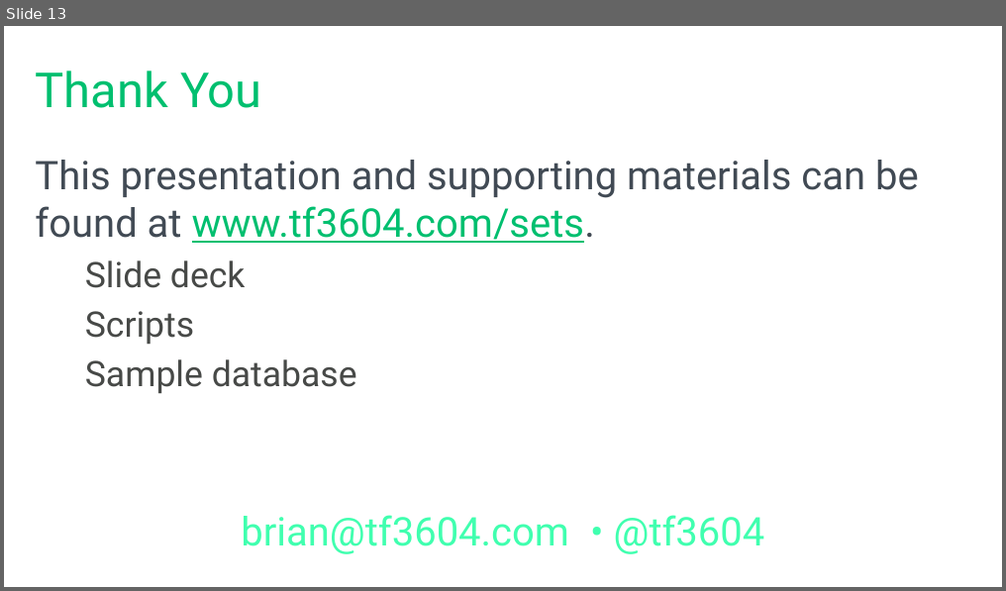
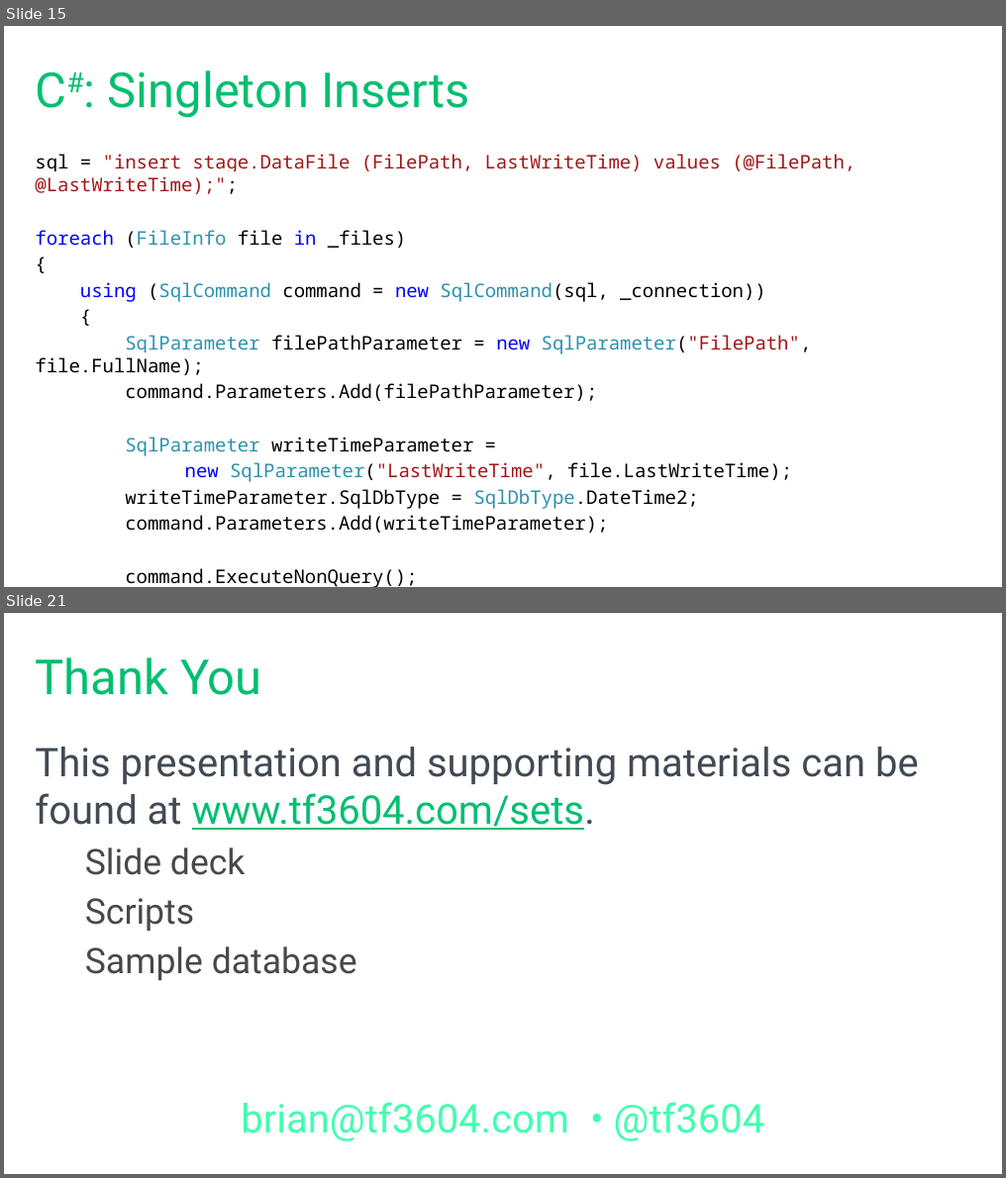
Before and after one commit to tf3604/SetMeUp, a slide deck: HowToThinkInSets.pptx. Shown one above the other, each under a label of ours: slide 13 before the commit, slides 15 and 21 after it; the slides between them are not shown. The pictures are 1006x591 and 1006x1178 pixels, drawn with LibreOffice and Linux fonts; fonts in the diff are those of the drawing; background and template pictures are left out. Boxes give left, top, right and bottom in pixels: in the first picture for what was removed or moved away, otherwise in the second. Text is boxed around its words. In the diff, an @@ line names an element or a change of style, - is before the commit and + after.

```diff
--- a/HowToThinkInSets.pptx
+++ b/HowToThinkInSets.pptx
@@ slide 15 added at (x1=4, y1=26, x2=1002, y2=587), background #FFFFFF @@
@@ title added at (x1=36, y1=71, x2=470, y2=118), 44 pt, text #00BF6F @@
+C#: Singleton Inserts
@@ text added at (x1=35, y1=154, x2=855, y2=533), 17.1 pt, text #000000 @@
+sql = "insert stage.DataFile (FilePath, LastWriteTime) values (@FilePath, @LastWriteTime);";
+foreach (FileInfo file in _files)
+{
+using (SqlCommand command = new SqlCommand(sql, _connection))
+{
+SqlParameter filePathParameter = new SqlParameter("FilePath", file.FullName);
+command.Parameters.Add(filePathParameter);
+SqlParameter writeTimeParameter =
+new SqlParameter("LastWriteTime", file.LastWriteTime);
+writeTimeParameter.SqlDbType = SqlDbType.DateTime2;
+command.Parameters.Add(writeTimeParameter);
+command.ExecuteNonQuery();
+}
+}
@@ what was slide 13 is now slide 21 @@
```
Also in this commit, not shown: 3 slides changed, 7 other slides added.
